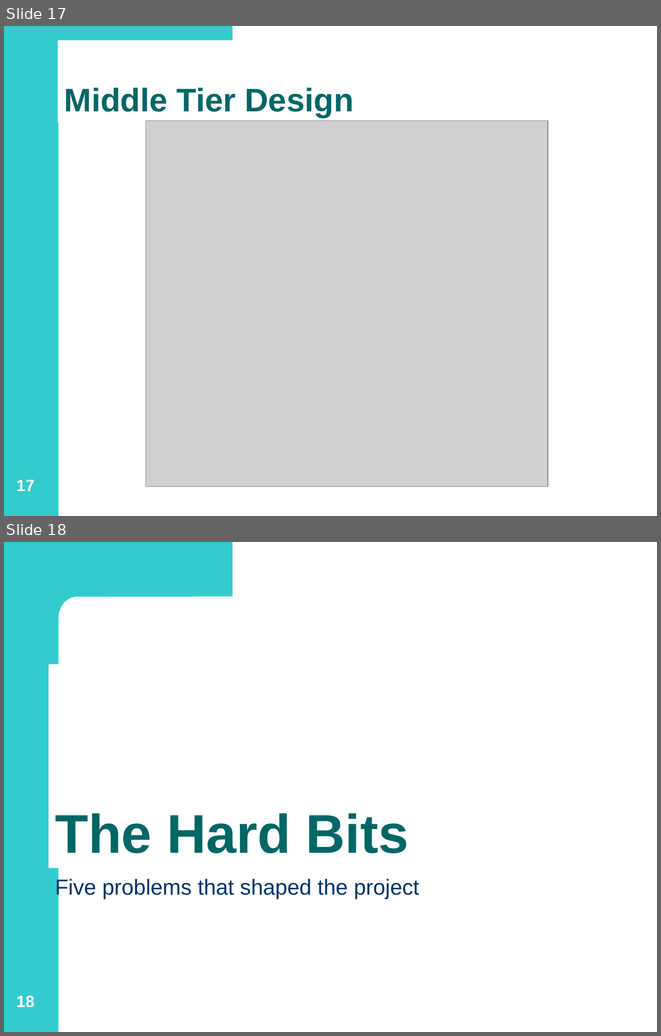
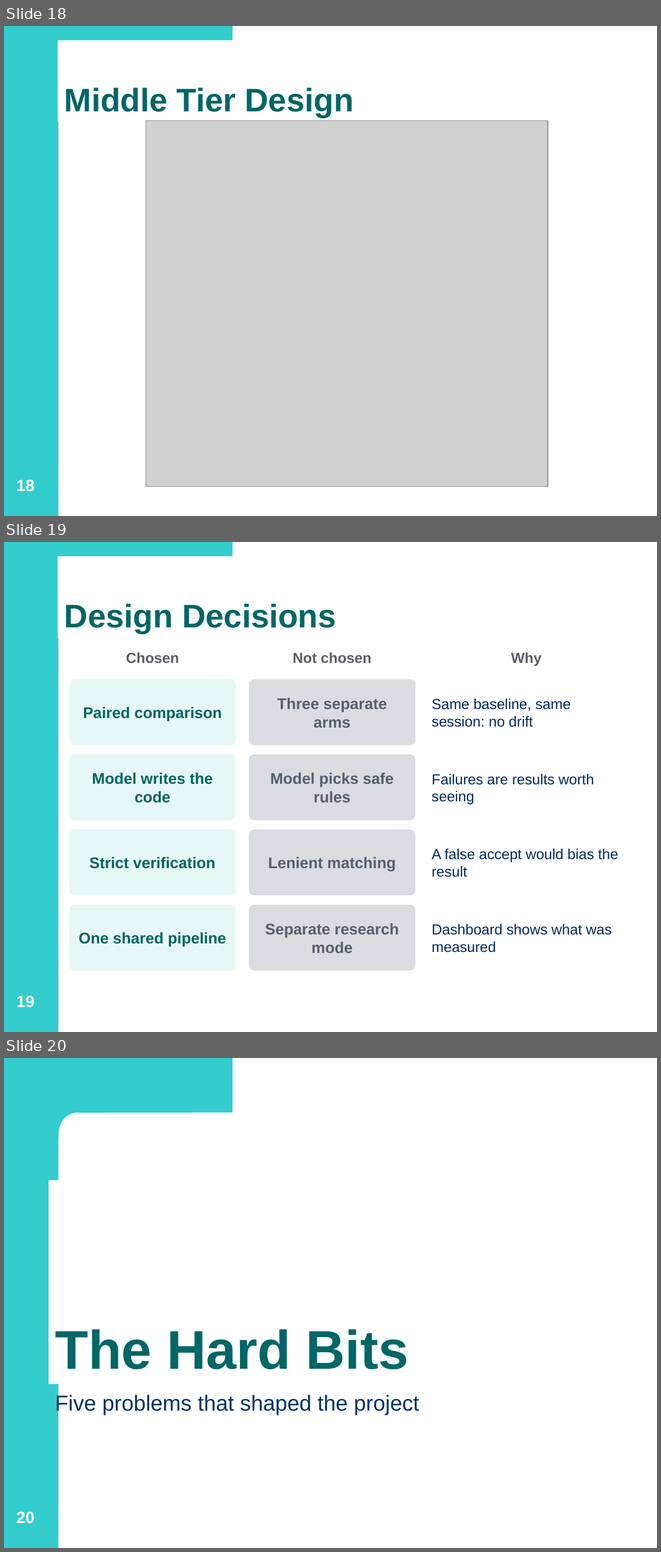
Before and after one commit to james-long04/GreenCode, a slide deck: docs/GreenCode-Interim-Demo.pptx. Shown one above the other, each under a label of ours: slides 17 and 18 before the commit, slides 18, 19 and 20 after it. The pictures are 661x1036 and 661x1552 pixels, drawn with LibreOffice and Linux fonts; fonts in the diff are those of the drawing; grey boxes stand for pictures. Boxes give left, top, right and bottom in pixels: in the first picture for what was removed or moved away, otherwise in the second. Text is boxed around its words. In the diff, an @@ line names an element or a change of style, - is before the commit and + after.

```diff
--- a/docs/GreenCode-Interim-Demo.pptx
+++ b/docs/GreenCode-Interim-Demo.pptx
@@ slide 19 added at (4, 542, 657, 1032), background #FFFFFF; not listed: 2 template elements that a slide beside it also shows @@
@@ title added at (64, 603, 336, 634), 36 pt, text #006666, bold @@
+Design Decisions
@@ text added at (126, 652, 179, 663), 16 pt, text #555F6B, bold @@
+Chosen
@@ text added at (293, 652, 372, 663), 16 pt, text #555F6B, bold @@
+Not chosen
@@ text added at (511, 652, 542, 665), 16 pt, text #555F6B, bold @@
+Why
@@ rounded rectangle added at (69, 679, 236, 745), fill #E6F7F7, 17 pt, text #00665E, bold @@
+Paired comparison
@@ rounded rectangle added at (249, 679, 415, 745), fill #D9DDE2, 17 pt, text #555F6B, bold @@
+Three separate arms
@@ text added at (432, 698, 571, 727), 16 pt, text #002B5C @@
+Same baseline, same session: no drift
@@ rounded rectangle added at (69, 754, 236, 820), fill #E6F7F7, 17 pt, text #00665E, bold @@
+Model writes the code
@@ rounded rectangle added at (249, 754, 415, 820), fill #D9DDE2, 17 pt, text #555F6B, bold @@
+Model picks safe rules
@@ text added at (432, 774, 594, 804), 16 pt, text #002B5C @@
+Failures are results worth seeing
@@ rounded rectangle added at (69, 829, 236, 896), fill #E6F7F7, 17 pt, text #00665E, bold @@
+Strict verification
@@ rounded rectangle added at (249, 829, 415, 896), fill #D9DDE2, 17 pt, text #555F6B, bold @@
+Lenient matching
@@ text added at (432, 848, 618, 877), 16 pt, text #002B5C @@
+A false accept would bias the result
@@ rounded rectangle added at (69, 905, 236, 970), fill #E6F7F7, 17 pt, text #00665E, bold @@
+One shared pipeline
@@ rounded rectangle added at (249, 905, 415, 970), fill #D9DDE2, 17 pt, text #555F6B, bold @@
+Separate research mode
@@ text added at (432, 924, 612, 952), 16 pt, text #002B5C @@
+Dashboard shows what was measured
@@ page number added at (16, 995, 34, 1007), 18 pt, text #FFFFFF, bold @@
+19
@@ what was slide 17 is now slide 18 @@
@@ page number at (16, 479, 34, 491): text changed @@
-17
+18
@@ what was slide 18 is now slide 20 @@
@@ page number at (16, 1511, 34, 1523): text changed @@
-18
+20
```
Also in this commit, not shown: 3 slides changed, 3 other slides added, 1 slide removed.
